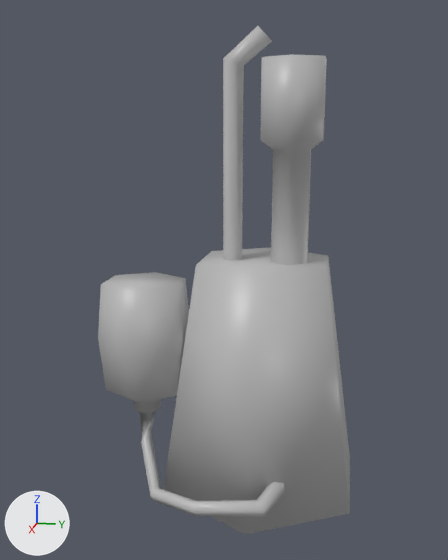
A saved change to the Blender file 3D/blasters/blaster_001.blend.
The view is the same before and after, from a 50 mm camera at (2.46, 0.31, 1.49) aimed at (0.05, -0.17, 0.89). Arrows for +X, +Y and +Z are at lower left; the lights stay in place.

Objects in the first picture: 'blaster_001'.
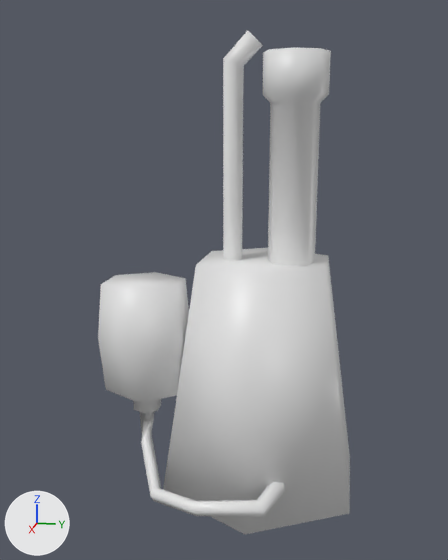
The change, as a list of edits to the scene's bpy script:
```text
Change mat_blaster_001:
    mat_blaster_001.base_color: (0.5, 0.5, 0.5) -> (0.8, 0.8, 0.8)  # grey #bcbcbc -> white #e7e7e7
Change me_cube:
    used by ob_blaster_001; location = (0.0, 0.0, 0.0)
    verts and faces of me_cube; kept vertices keep their numbers, new ones are numbered from 120
    before: 102 (-0.02, -0.05, 1.86) at pixel (259, 27), 103 (0.02, -0.05, 1.86) at pixel (257, 25), 104 (0.04, -0.02, 1.83) at pixel (263, 31), 105 (-0.04, -0.02, 1.83) at pixel (266, 34), 106 (-0.02, 0.0, 1.81) at pixel (272, 41)
    before: 107 (0.02, 0.0, 1.81) at pixel (271, 39)
    remove me_cube.from_pydata(...)  # 120 vertices, 101 faces; spans x -0.43..0.52, y -0.71..0.38, z 0.0..1.86
    add me_cube.from_pydata(...)  # 128 vertices, 107 faces; spans x -0.43..0.52, y -0.71..0.38, z 0.0..1.84
    me_cube part 1: the loose piece of 24 vertices spanning x -0.13..0.13, y -0.02..0.21, z 0.94..1.74 is rebuilt with 32 vertices and now spans x -0.13..0.13, y -0.03..0.22, z 0.94..1.77
    me_cube part 2
    add for i in [102, 103, 106, 107]: verts[i] += (0.0, -0.03, -0.02)
    add verts[104] = (0.04, -0.06, 1.82)  # moved, pixel (253, 36)
    add verts[105] = (-0.04, -0.06, 1.82)  # moved, pixel (256, 39)
```

Pixel boxes [x1, y1, x2, y2] of what changed, in the pictures (448 x 560 px; the box of a moved part takes in the faces that stretch with it):
'blaster_001', recoloured, reshaped (grey to white): before [98, 26, 350, 534]; after [98, 31, 350, 534]
part 1 of me_cube, rebuilt: before [260, 54, 327, 265]; after [263, 48, 331, 266]
part 2 of me_cube, moved or reshaped: before [224, 26, 272, 66]; after [224, 31, 263, 66]
